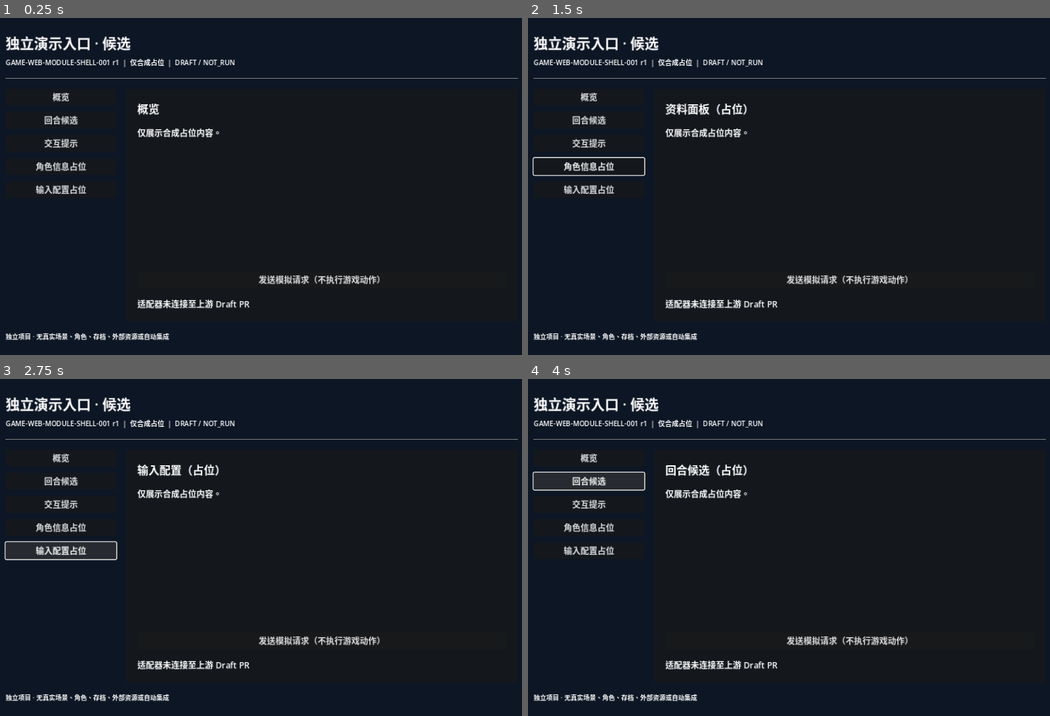
Above: before the commit, frames 1-4 (two rows, left to right).
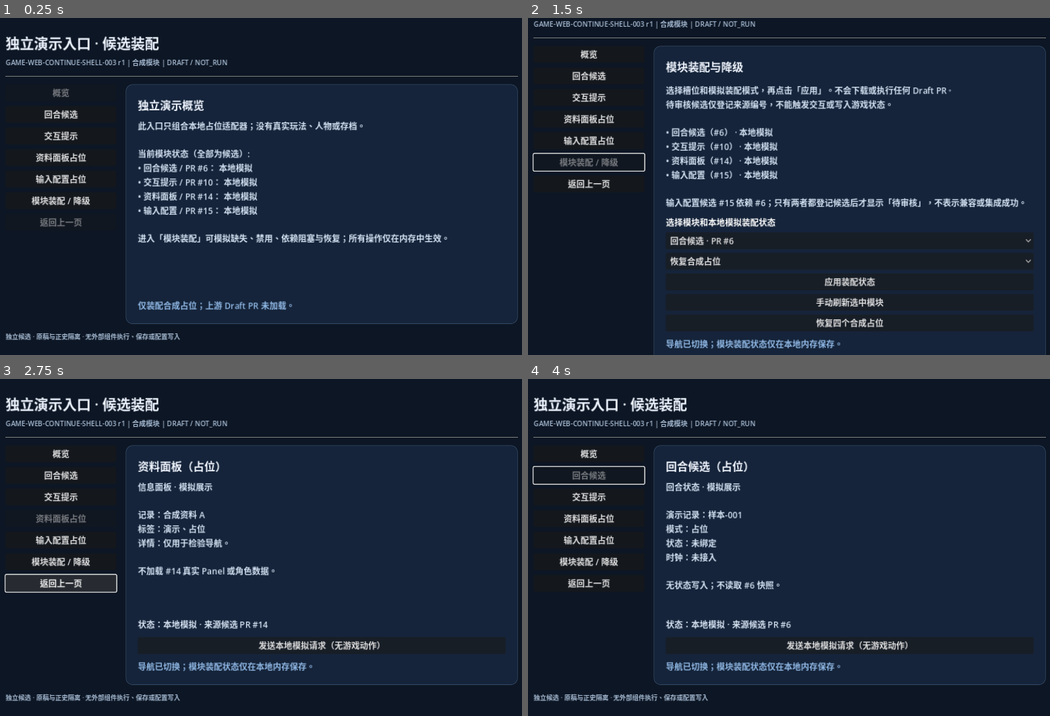
Above: after the commit, the same moments.

Repository: cao772/game
Game: Godot game, scene res://shell_demo.tscn
Same seed, same stepped clock (60 frames per second), same inputs: the game is played once before the commit and once after it.
Inputs (mouse positions are in pixels of both pictures, inside the frame that each line leads up to):
- Up to frame 1 (0.25 s): no input
- Up to frame 2 (1.5 s): click "角色信息占位" (after the commit: "资料面板占位") at 0.5 s; click (590, 199) at 1.25 s, where only the run after the commit has a clickable "模块装配 / 降级"
- Up to frame 3 (2.75 s): click (62, 544) at 2 s, where only the run after the commit has a clickable "返回上一页"
- Up to frame 4 (4 s): click "概览" at 2.75 s; click "回合候选" at 3.5 s

The runs differ from the first frame. In frame 1, 56% of the frame differs, in the area x 1-100%, y 5-96%; in frame 2, 44%; in frame 3, 54%; in frame 4, 53%.
Error before the commit: Invalid assignment of property or key 'focus_mode' with value of type 'int' on a base object of type 'null instance'. (res://shell_candidate.gd:69)

Commit message:
feat(shell): add module assembly controls, visible degradation and back navigation (NOT_RUN)

Diff:
--- a/candidates/game_web_module_shell_001_r1/shell_demo.tscn
+++ b/candidates/game_web_module_shell_001_r1/shell_demo.tscn
@@ -35,7 +35,7 @@
 
 [node name="Layout" type="VBoxContainer" parent="Frame"]
 layout_mode = 2
-theme_override_constants/separation = 18
+theme_override_constants/separation = 14
 
 [node name="Header" type="VBoxContainer" parent="Frame/Layout"]
 layout_mode = 2
@@ -43,12 +43,12 @@
 
 [node name="Title" type="Label" parent="Frame/Layout/Header"]
 layout_mode = 2
-text = "独立演示入口 · 候选"
+text = "独立演示入口 · 候选装配"
 theme_override_font_sizes/font_size = 27
 
 [node name="Subtitle" type="Label" parent="Frame/Layout/Header"]
 layout_mode = 2
-text = "GAME-WEB-MODULE-SHELL-001 r1  |  仅合成占位  |  DRAFT / NOT_RUN"
+text = "GAME-WEB-CONTINUE-SHELL-003 r1 | 合成模块 | DRAFT / NOT_RUN"
 theme_override_font_sizes/font_size = 13
 
 [node name="Divider" type="HSeparator" parent="Frame/Layout"]
@@ -62,7 +62,7 @@
 [node name="Sidebar" type="VBoxContainer" parent="Frame/Layout/Body"]
 custom_minimum_size = Vector2(210, 0)
 layout_mode = 2
-theme_override_constants/separation = 12
+theme_override_constants/separation = 9
 
 [node name="HomeButton" type="Button" parent="Frame/Layout/Body/Sidebar"]
 layout_mode = 2
@@ -78,11 +78,19 @@
 
 [node name="ProfileButton" type="Button" parent="Frame/Layout/Body/Sidebar"]
 layout_mode = 2
-text = "角色信息占位"
+text = "资料面板占位"
 
 [node name="BindingsButton" type="Button" parent="Frame/Layout/Body/Sidebar"]
 layout_mode = 2
 text = "输入配置占位"
+
+[node name="ModulesButton" type="Button" parent="Frame/Layout/Body/Sidebar"]
+layout_mode = 2
+text = "模块装配 / 降级"
+
+[node name="BackButton" type="Button" parent="Frame/Layout/Body/Sidebar"]
+layout_mode = 2
+text = "返回上一页"
 
 [node name="View" type="PanelContainer" parent="Frame/Layout/Body"]
 layout_mode = 2
@@ -97,7 +105,7 @@
 
 [node name="Page" type="VBoxContainer" parent="Frame/Layout/Body/View/Inner"]
 layout_mode = 2
-theme_override_constants/separation = 18
+theme_override_constants/separation = 12
 
 [node name="PageTitle" type="Label" parent="Frame/Layout/Body/View/Inner/Page"]
 layout_mode = 2
@@ -110,9 +118,41 @@
 autowrap_mode = 3
 text = "仅展示合成占位内容。"
 
+[node name="ModuleState" type="Label" parent="Frame/Layout/Body/View/Inner/Page"]
+layout_mode = 2
+autowrap_mode = 3
+text = "状态：候选"
+
 [node name="PreviewButton" type="Button" parent="Frame/Layout/Body/View/Inner/Page"]
 layout_mode = 2
-text = "发送模拟请求（不执行游戏动作）"
+text = "发送本地模拟请求（无游戏动作）"
+
+[node name="AssemblyControls" type="VBoxContainer" parent="Frame/Layout/Body/View/Inner/Page"]
+visible = false
+layout_mode = 2
+theme_override_constants/separation = 7
+
+[node name="AssemblyHint" type="Label" parent="Frame/Layout/Body/View/Inner/Page/AssemblyControls"]
+layout_mode = 2
+text = "选择模块和本地模拟装配状态"
+
+[node name="SlotSelector" type="OptionButton" parent="Frame/Layout/Body/View/Inner/Page/AssemblyControls"]
+layout_mode = 2
+
+[node name="ModeSelector" type="OptionButton" parent="Frame/Layout/Body/View/Inner/Page/AssemblyControls"]
+layout_mode = 2
+
+[node name="ApplyButton" type="Button" parent="Frame/Layout/Body/View/Inner/Page/AssemblyControls"]
+layout_mode = 2
+text = "应用装配状态"
+
+[node name="RefreshButton" type="Button" parent="Frame/Layout/Body/View/Inner/Page/AssemblyControls"]
+layout_mode = 2
+text = "手动刷新选中模块"
+
+[node name="RestoreButton" type="Button" parent="Frame/Layout/Body/View/Inner/Page/AssemblyControls"]
+layout_mode = 2
+text = "恢复四个合成占位"
 
 [node name="Status" type="Label" parent="Frame/Layout/Body/View/Inner/Page"]
 layout_mode = 2
@@ -121,5 +161,5 @@
 
 [node name="Footer" type="Label" parent="Frame/Layout"]
 layout_mode = 2
-text = "独立项目 · 无真实场景、角色、存档、外部资源或自动集成"
+text = "独立候选 · 原稿与正史隔离 · 无外部组件执行、保存或配置写入"
 theme_override_font_sizes/font_size = 12
